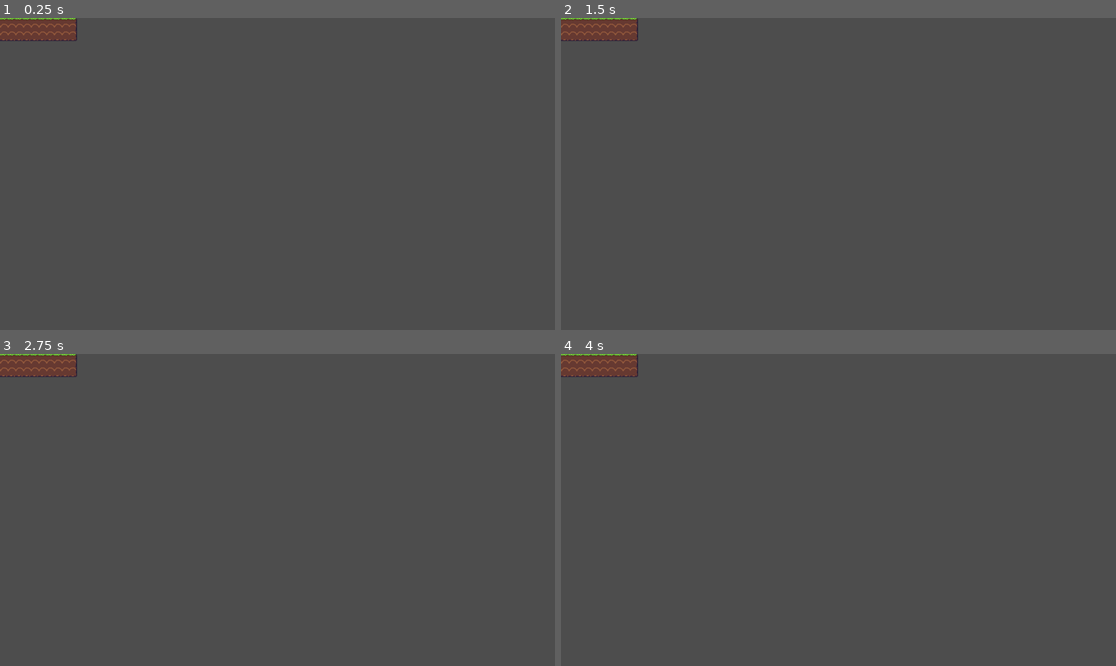
Above: before the commit, frames 1-4 (two rows, left to right).
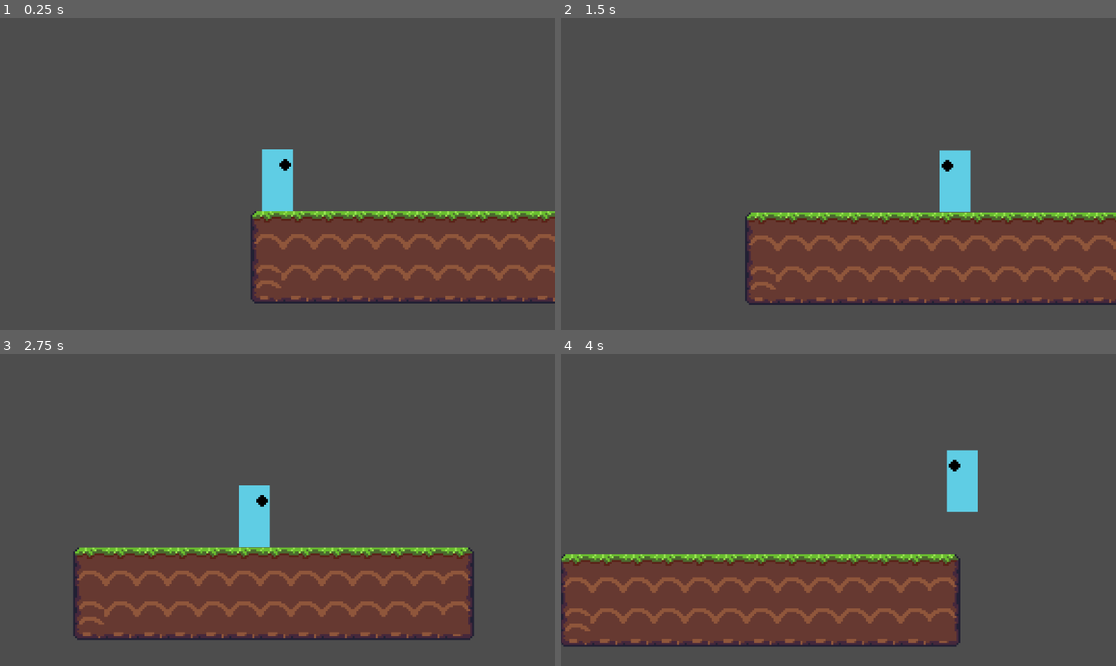
Above: after the commit, the same moments.

Repository: Dekoder-py/godonk
Game: Godot game, scene res://scenes/level_one.tscn
The game is run twice, just before and just after one commit, with the same random seed, the same clock (stepped at 60 frames per second) and the same inputs. This scene is started directly instead of the project's main scene.
Inputs:
- Up to frame 1 (0.25 s): no input
- Up to frame 2 (1.5 s): tap Enter (ui_accept) at 0.5, 0.77 s; hold Right (right) from 0.53 s (still down); tap Alt at 0.6 s; tap Shift at 1.35 s
- Up to frame 3 (2.75 s): tap Enter (ui_accept) at 1.52 s; release Right (right) at 2.03 s; hold Left (left) from 2.03 s (still down); tap Alt at 2.1 s
- Up to frame 4 (4 s): release Left (left) at 2.78 s; hold Right (right) from 2.78 s (still down); tap Shift at 2.85 s; tap Enter (ui_accept) at 3.02, 3.77 s; tap Alt at 3.6 s

The runs differ from the first frame. In frame 1, 18% of the frame differs, in the area x 0-100%, y 0-92%; in frame 2, 22%; in frame 3, 24%, in the area x 0-86%, y 0-92%; in frame 4, 23%.

Commit message:
Add player to level 1

Diff:
--- a/scenes/level_one.tscn
+++ b/scenes/level_one.tscn
@@ -1,6 +1,7 @@
 [gd_scene format=4 uid="uid://cwh7683kiu01"]
 
 [ext_resource type="Texture2D" uid="uid://kfeh7cqclark" path="res://assets/tilemap.png" id="1_cd1xg"]
+[ext_resource type="PackedScene" uid="uid://b28jh5pusek1q" path="res://scenes/player.tscn" id="2_t18mc"]
 
 [sub_resource type="TileSetAtlasSource" id="TileSetAtlasSource_t18mc"]
 texture = ExtResource("1_cd1xg")
@@ -32,3 +33,6 @@
 [node name="GroundTileMap" type="TileMapLayer" parent="." unique_id=253300065]
 tile_map_data = PackedByteArray("AAD9/wAAAAAAAAAAAAD+/wAAAAABAAAAAAD//wAAAAABAAAAAAAAAAEAAAABAAEAAAABAAEAAAABAAEAAAACAA …(544 unchanged characters)…
 tile_set = SubResource("TileSet_843q2")
+
+[node name="Player" parent="." unique_id=2048847174 instance=ExtResource("2_t18mc")]
+position = Vector2(-34, -20)
